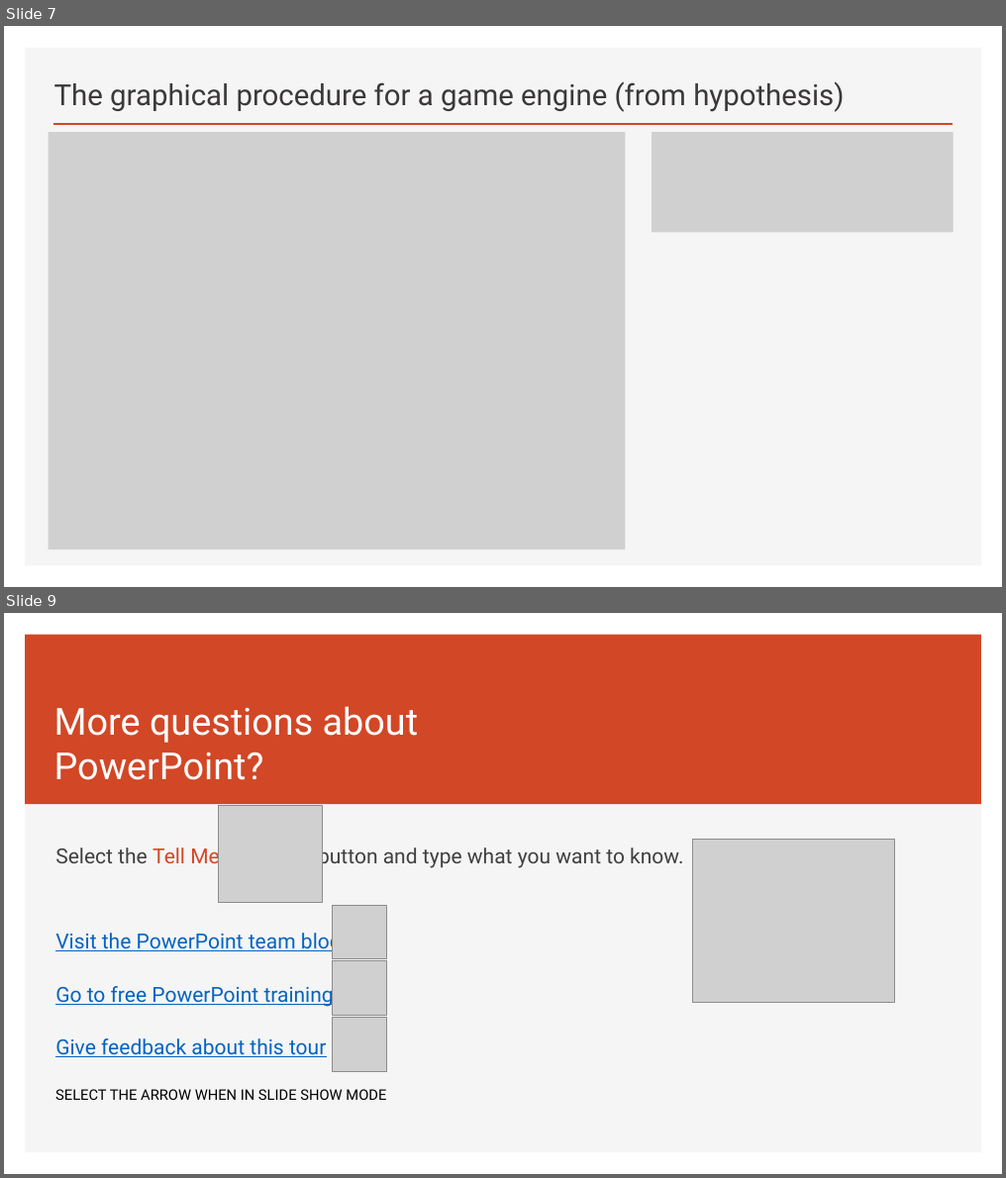
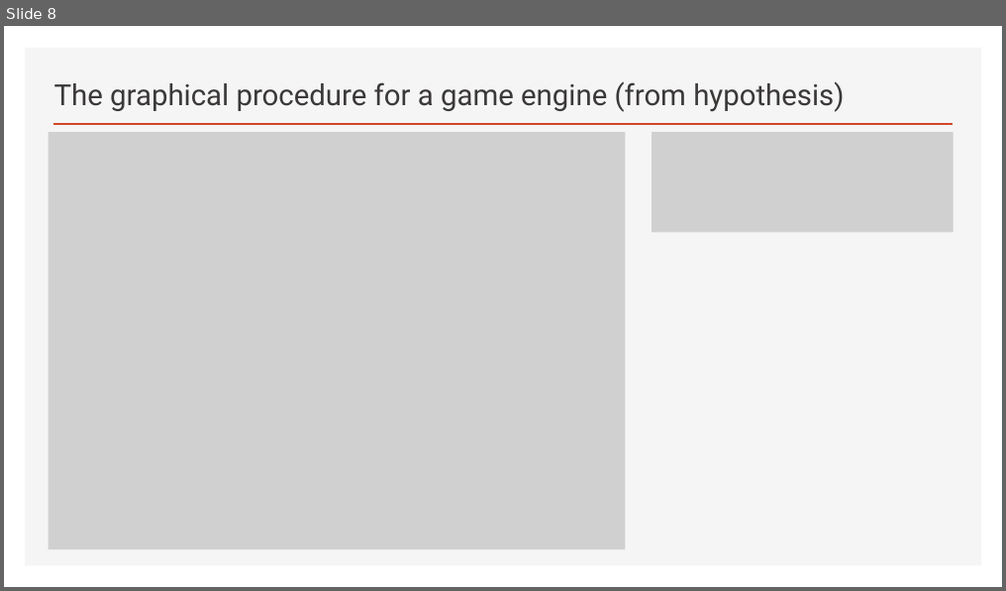
Before and after one commit to wwxhero/graphic_pipeline, a slide deck: Proposal.pptx. Shown one above the other, each under a label of ours: slides 7 and 9 before the commit, slide 8 after it; the slides between them are not shown. The pictures are 1006x1178 and 1006x591 pixels, drawn with LibreOffice and Linux fonts; fonts in the diff are those of the drawing; grey boxes stand for pictures. Boxes give left, top, right and bottom in pixels: in the first picture for what was removed or moved away, otherwise in the second. Text is boxed around its words. In the diff, an @@ line names an element or a change of style, - is before the commit and + after.

```diff
--- a/Proposal.pptx
+++ b/Proposal.pptx
@@ slide 9 removed at box(4, 613, 1002, 1174), background #FFFFFF; not listed: 1 template element that a slide beside it also shows @@
@@ rectangle removed at box(25, 635, 982, 805) @@
@@ title removed at box(54, 706, 418, 780) @@
-More questions about PowerPoint?
@@ picture removed at box(218, 805, 322, 903) @@
@@ text removed at box(55, 845, 683, 1058) @@
-Select the Tell Me button and type what you want to know.
-Visit the PowerPoint team blog
-Go to free PowerPoint training
-Give feedback about this tour
@@ picture removed at box(693, 839, 896, 1003) @@
@@ picture removed at box(332, 905, 386, 959) @@
@@ picture removed at box(332, 961, 386, 1015) @@
@@ picture removed at box(332, 1018, 386, 1072) @@
@@ text removed at box(55, 1089, 386, 1100) @@
-SELECT THE ARROW WHEN IN SLIDE SHOW MODE
@@ what was slide 7 is now slide 8 @@
```
Also in this commit, not shown: 3 slides added, 1 other slide removed.
